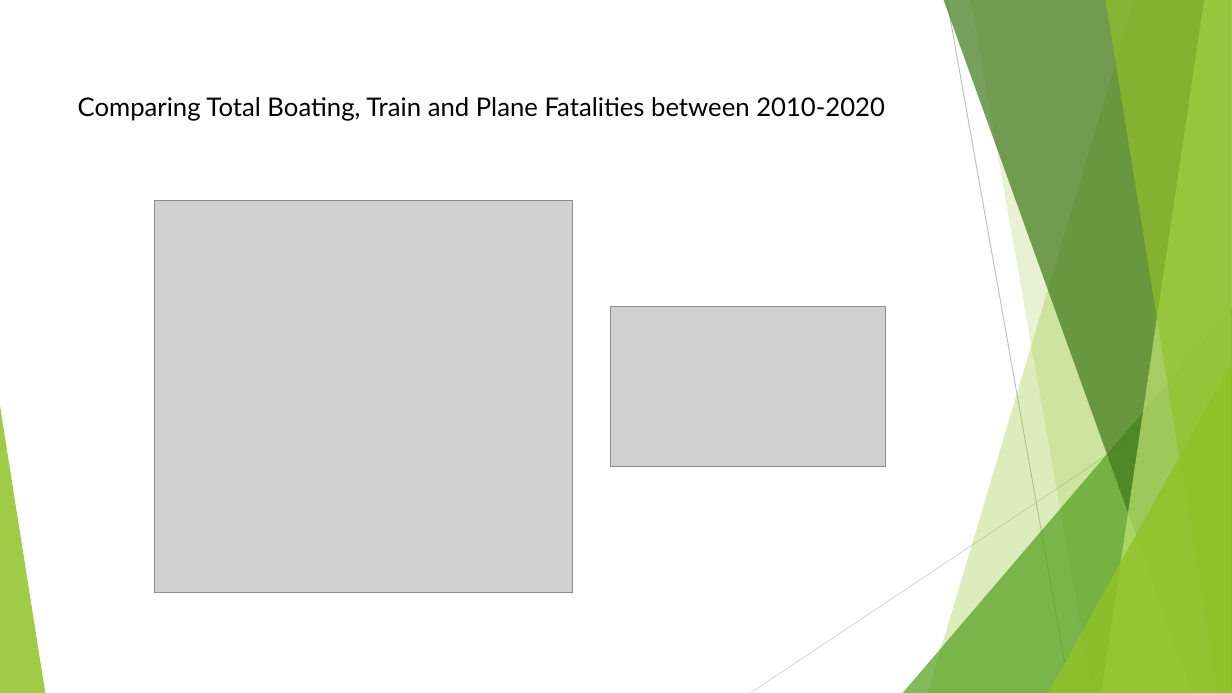
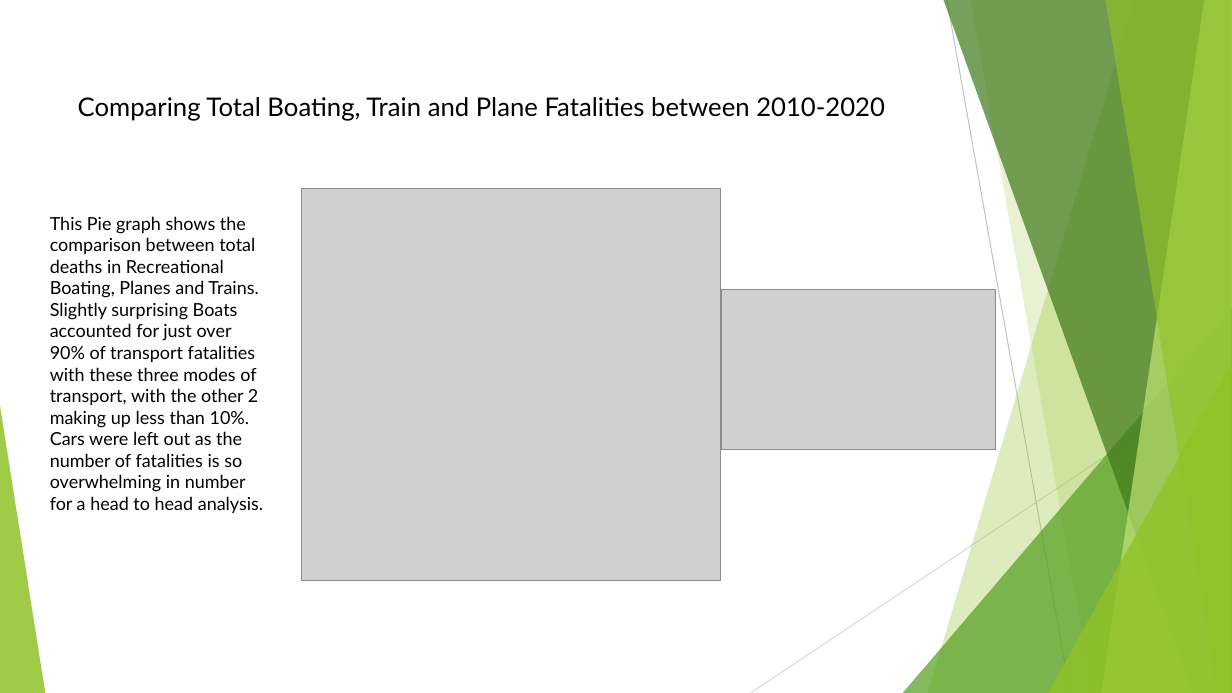
Before and after one commit to MZt92-ui/Project-1-Group-3, a slide deck: slide 7 of Boat Presentation.pptx (slide 6 before the commit). Drawn at 1232x693 pixels with LibreOffice and Linux fonts; fonts in the diff are those of the drawing; grey boxes stand for pictures. Boxes give left, top, right and bottom in pixels: in the first picture for what was removed or moved away, otherwise in the second. Text is boxed around its words. In the diff, an @@ line names an element or a change of style, - is before the commit and + after.

```diff
--- a/Boat Presentation.pptx
+++ b/Boat Presentation.pptx
@@ picture: place and size @@
-picture at box(154, 201, 573, 592)
+picture at box(302, 189, 721, 580)
@@ text added at box(50, 216, 263, 513), 14 pt, text #000000 @@
+This Pie graph shows the comparison between total deaths in Recreational Boating, Planes and Trains.
+Slightly surprising Boats accounted for just over 90% of transport fatalities with these three modes of transport, with the other 2 making up less than 10%.
+Cars were left out as the number of fatalities is so overwhelming in number for a head to head analysis.
@@ picture: place and size @@
-picture at box(611, 307, 886, 467)
+picture at box(721, 289, 996, 449)
```
Also in this commit, not shown: 7 other slides changed, 2 slides added, 1 other file.
